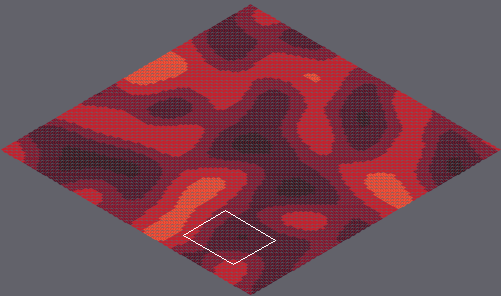
A Tiled map gets an edit: marswars/resources/mapAssets/loadmap.tmx. The first picture is a wide view before the edit; the outline marks the close-up.
Close-up. First the earlier version:
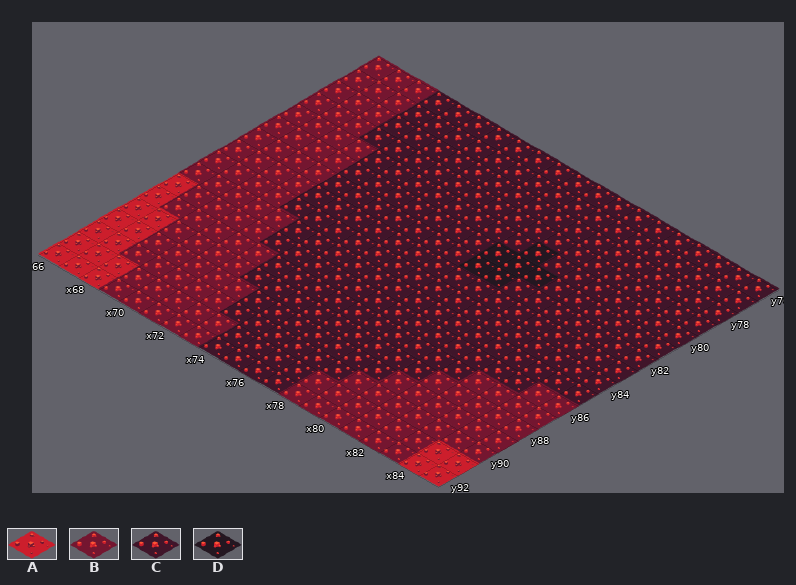
Cells are 55x32 px. Isometric: x runs down to the right, y down to the left. Shown: x 66..85, y 76..92. The commit also changed other parts of the map, which this record leaves out.
Key: from "tileset1": A 11 "mars007", B 12 "mars008", C 13 "mars009", D 14 "mars010".
_ is an empty cell.
Layer "Tile Layer 1" before, first column x 66:
76 BBBCCCCCCCCCCCCCCCCC
77 BBBCCCCCCCCCCCCCCCCC
78 BBBCCCCCCCCCCCCCCCCC
79 BBBCCCCCCCCCCCCCCCCC
80 BBBBCCCCCCCCDCCCCCCC
81 BBBBCCCCCCCDDDCCCCCC
82 BBBBCCCCCCCDDCCCCCCC
83 BBBBCCCCCCCCCCCCCCCC
84 BBBBCCCCCCCCCCCCCCCC
85 BBBBBCCCCCCCCCCCCCCC
86 ABBBBCCCCCCCCCCCCCBB
87 ABBBBBCCCCCCCCCCBBBB
88 AABBBBCCCCCCCCCBBBBB
89 AABBBBBCCCCCCCBBBBBB
90 AABBBBBCCCCCCBBBBBBB
91 AAABBBBBCCCCBBBBBBAA
92 AAABBBBBCCCCBBBBBBAA
Now the later version:
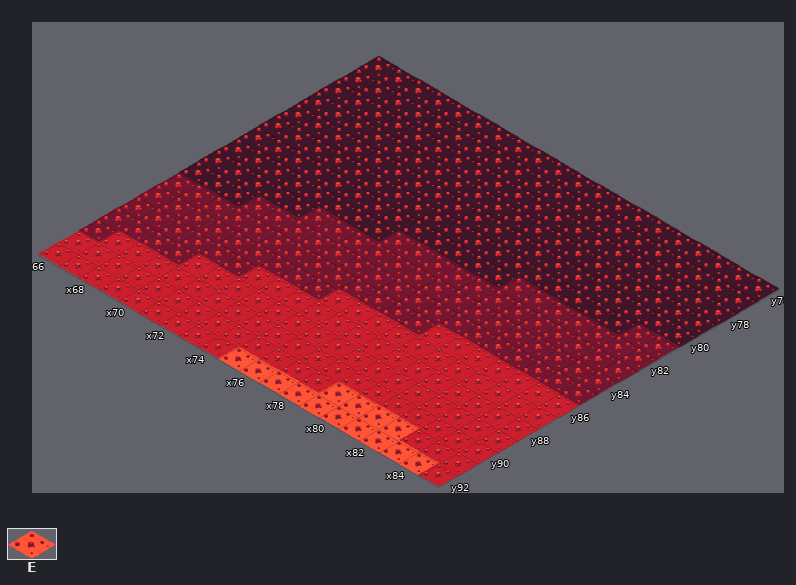
Further tiles: from "tileset1": E 10 "mars006".
Edits made:
Layer "Tile Layer 1":
The edit turns tile B into tile A in row 86 at x 84 to 85; in row 87 at x 82 to 85; in row 88 at x 81 to 85; in row 89 at x 70 to 72 and 80 to 85; in row 90 at x 68 to 72 and 79 to 85; in row 91 at x 69 to 73, 78 and 83.
The edit turns tile B into tile A in row 92 at x 69 to 73.
The edit turns tile C into tile A in row 86 at x 79 to 83; in row 87 at x 75 to 81; in row 88 at x 72 to 80; in row 89 at x 73 to 79; in row 90 at x 73 to 78; in row 91 at x 74 to 77.
The edit turns tile C into tile A in row 92 at x 74.
The edit turns tile A into tile B in rows 86 to 87 at x 66; in rows 88 to 89 at x 66 to 67; in row 90 at x 66.
The edit turns tile C into tile B in row 81 at x 84 to 85; in row 82 at x 79 to 85; in row 83 at x 74 to 85; in rows 84 to 85 at x 71 to 85; in row 86 at x 71 to 78; in row 87 at x 72 to 74.
The edit turns tile B into tile C in rows 76 to 79 at x 66 to 68; in rows 80 to 84 at x 66 to 69; in row 85 at x 66 to 68.
The edit turns tile D into tile C in row 80 at x 78; in row 81 at x 77 to 79; in row 82 at x 77 to 78.
The edit turns tile A into tile E in row 92 at x 84.
The edit turns tile B into tile E in row 91 at x 79 to 82; in row 92 at x 78 to 83.
The edit turns tile C into tile E in row 92 at x 75 to 77.
Where, in picture pixels (left, top, right, bottom), the same in both close-ups:
changed: (78, 55, 680, 476)
